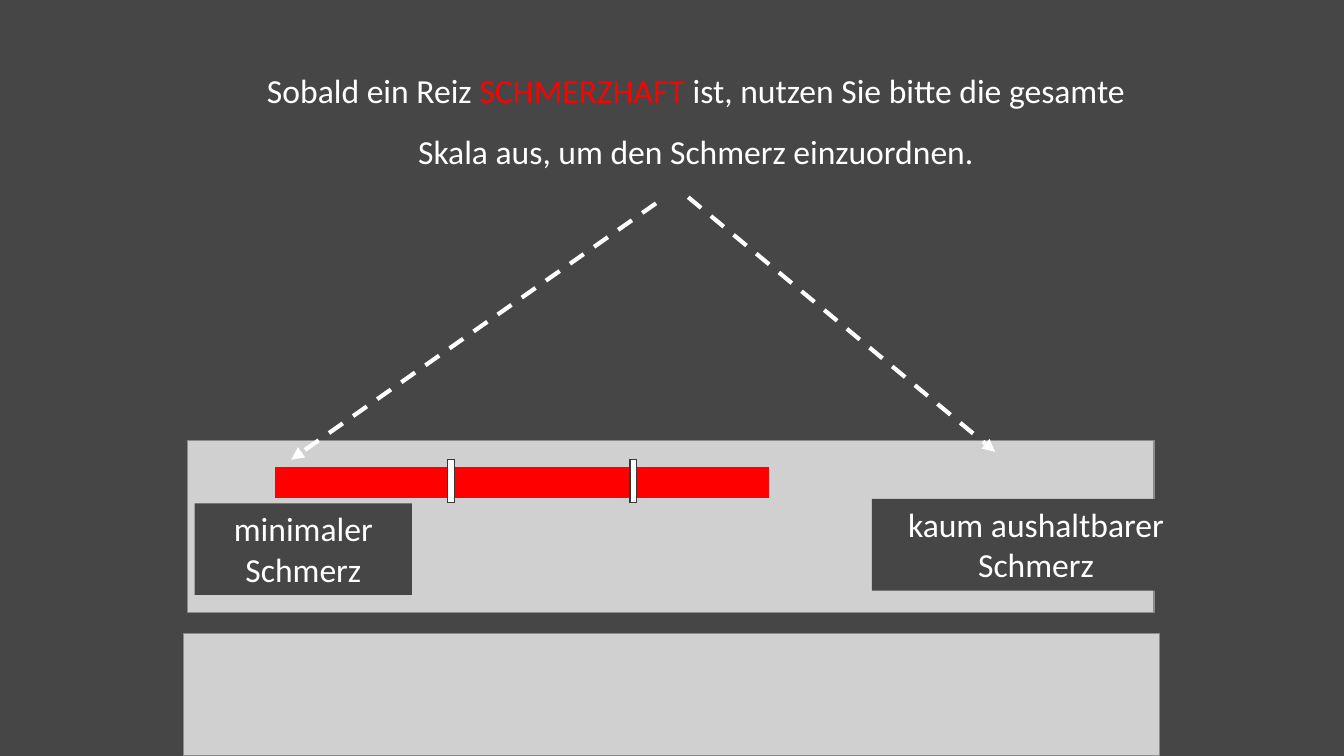
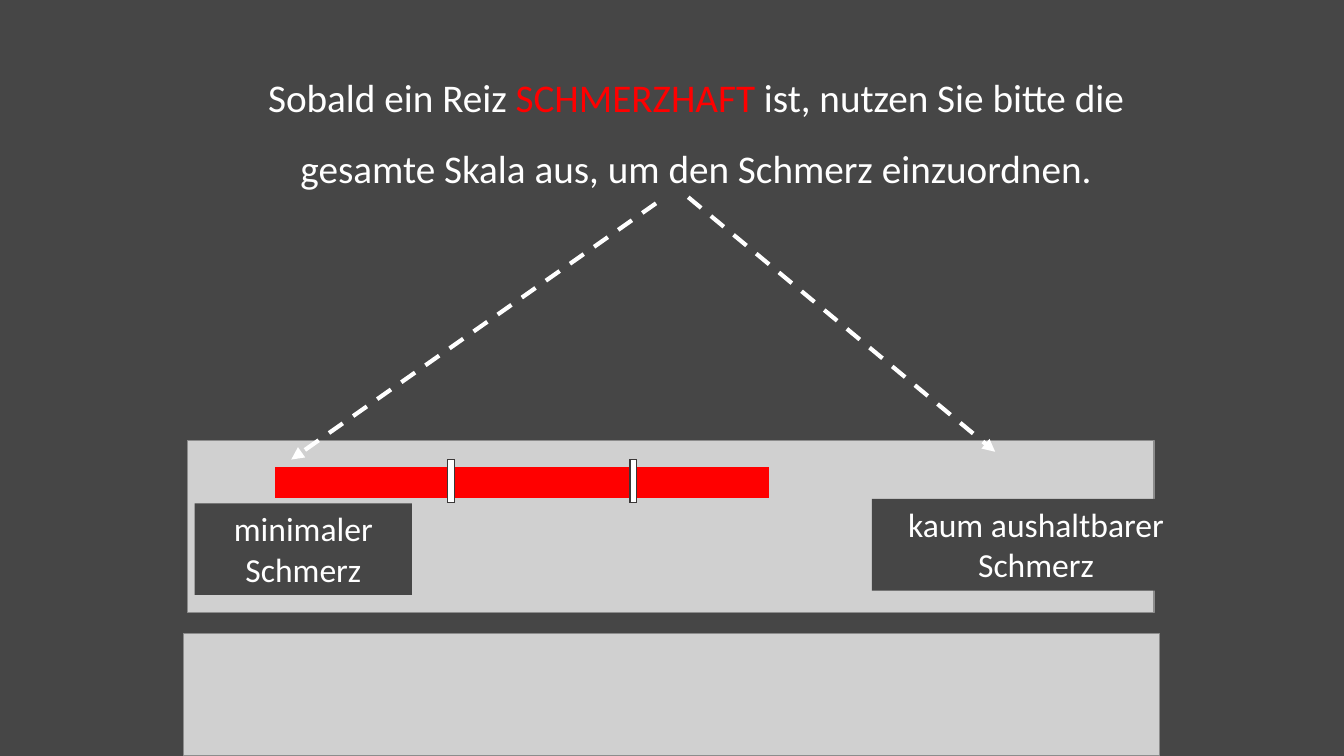
Before and after one commit to Nian-Jingqing/PEEP_fMRI, a slide deck: slide 13 of utils/img/VAS_Paradigm_Visuals.pptx. Drawn at 1344x756 pixels with LibreOffice and Linux fonts; fonts in the diff are those of the drawing; grey boxes stand for pictures. Boxes give left, top, right and bottom in pixels: in the first picture for what was removed or moved away, otherwise in the second. Text is boxed around its words. In the diff, an @@ line names an element or a change of style, - is before the commit and + after.

```diff
--- a/utils/img/VAS_Paradigm_Visuals.pptx
+++ b/utils/img/VAS_Paradigm_Visuals.pptx
@@ text "Sobald ein Reiz SCHMERZHAFT ist, ..." at <box>268,85,1124,190</box>: size 24 to 28 pt @@
```
Also in this commit, not shown: 2 other slides changed, 1 slide added, 1 slide removed, 17 other files.
